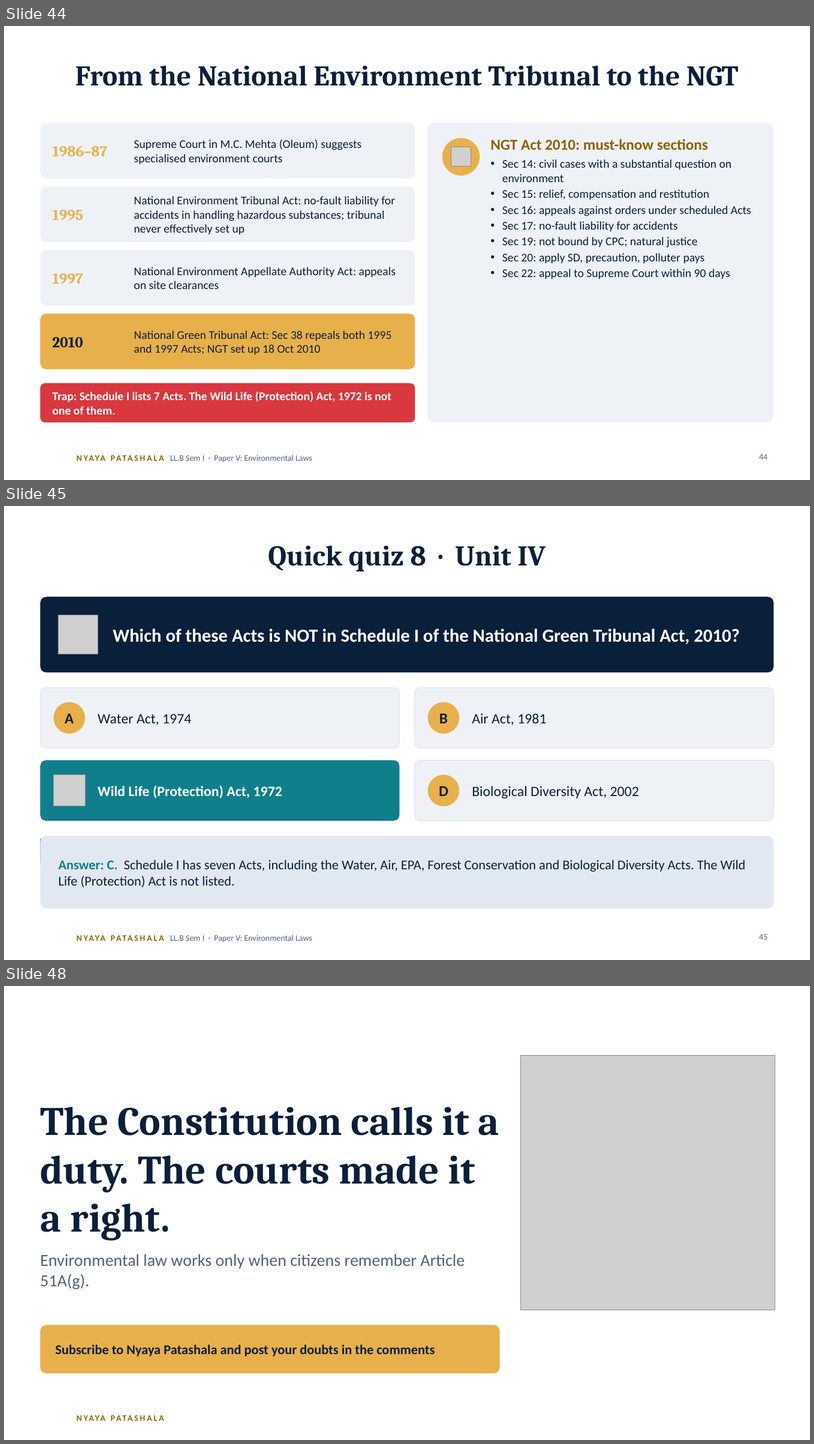
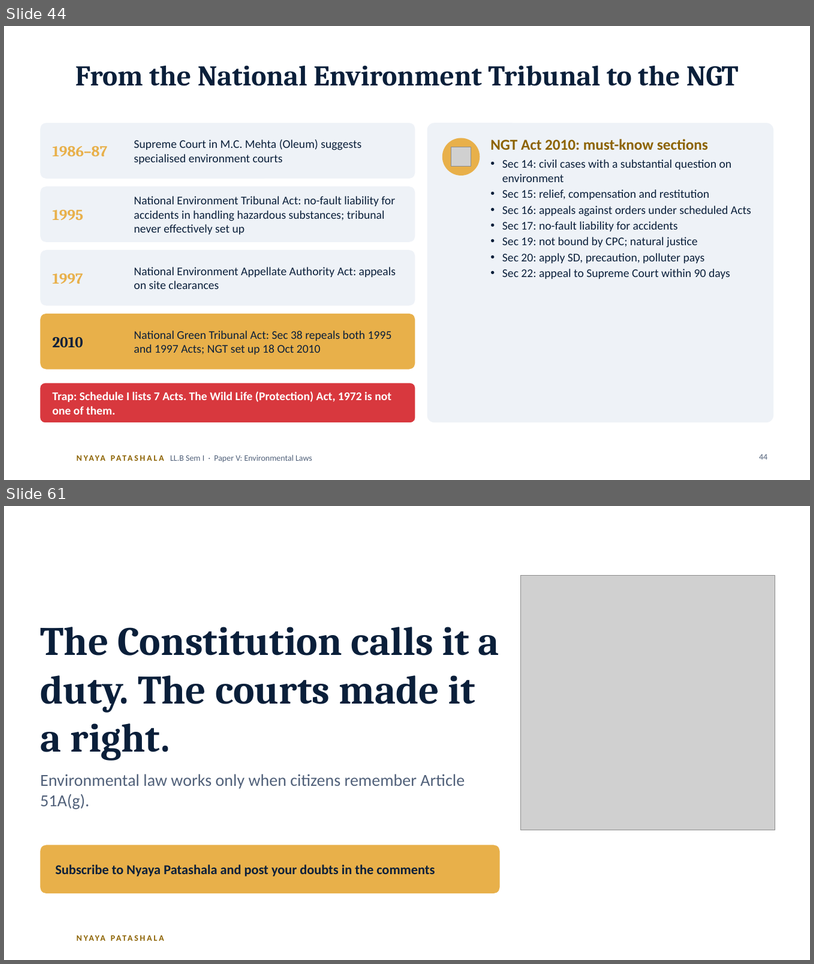
Before and after one commit to missioncivils92/current-affairs-Dasari-Mounika-, a slide deck: law/llb-sem1-environmental-laws/Environmental-Laws-Decoded_CLICK-animations.pptx. Shown one above the other, each under a label of ours: slides 44, 45 and 48 before the commit, slides 44 and 61 after it; the slides between them are not shown. The pictures are 814x1444 and 814x964 pixels, drawn with LibreOffice and Linux fonts; fonts in the diff are those of the drawing; grey boxes stand for pictures; background and template pictures are left out. Boxes give left, top, right and bottom in pixels: in the first picture for what was removed or moved away, otherwise in the second. Text is boxed around its words. In the diff, an @@ line names an element or a change of style, - is before the commit and + after.

```diff
--- a/law/llb-sem1-environmental-laws/Environmental-Laws-Decoded_CLICK-animations.pptx
+++ b/law/llb-sem1-environmental-laws/Environmental-Laws-Decoded_CLICK-animations.pptx
@@ slide 45 removed at box(4, 506, 810, 960), background #FFFFFF; not listed: 2 template elements that a slide beside it also shows @@
@@ title removed at box(268, 546, 546, 571) @@
-Quick quiz 8 · Unit IV
@@ rounded rectangle removed at box(40, 597, 774, 672) @@
@@ picture removed at box(59, 615, 98, 654) @@
@@ text removed at box(113, 628, 740, 644) @@
-Which of these Acts is NOT in Schedule I of the National Green Tribunal Act, 2010?
@@ rounded rectangle removed at box(40, 687, 399, 748) @@
@@ ellipse removed at box(54, 702, 85, 733) @@
@@ rounded rectangle removed at box(415, 687, 774, 748) @@
@@ ellipse removed at box(428, 702, 459, 733) @@
@@ text removed at box(65, 713, 74, 723) @@
-A
@@ text removed at box(98, 714, 191, 725) @@
-Water Act, 1974
@@ text removed at box(440, 713, 448, 723) @@
-B
@@ text removed at box(472, 713, 546, 725) @@
-Air Act, 1981
@@ rounded rectangle removed at box(40, 760, 399, 820) @@
@@ rounded rectangle removed at box(40, 760, 399, 820) @@
@@ picture removed at box(54, 775, 85, 806) @@
@@ rounded rectangle removed at box(415, 760, 774, 820) @@
@@ ellipse removed at box(428, 775, 459, 806) @@
@@ text removed at box(98, 785, 278, 798) @@
-Wild Life (Protection) Act, 1972
@@ text removed at box(153, 785, 282, 798) @@
-Wild Life (Protection) Act, 1972
@@ text removed at box(439, 786, 449, 796) @@
-D
@@ text removed at box(472, 786, 639, 798) @@
-Biological Diversity Act, 2002
@@ picture removed at box(40, 839, 65, 863) @@
@@ rounded rectangle removed at box(40, 835, 774, 908) @@
@@ text removed at box(59, 859, 746, 887) @@
-Answer: C. Schedule I has seven Acts, including the Water, Air, EPA, Forest Conservation and Biological Diversity Acts. The Wild Life (Protection) Act is not listed.
@@ page number removed at box(759, 934, 768, 939) @@
-45
@@ what was slide 48 is now slide 61 @@
```
Also in this commit, not shown: 5 slides changed, 21 slides added, 7 other slides removed, 4 other files.
